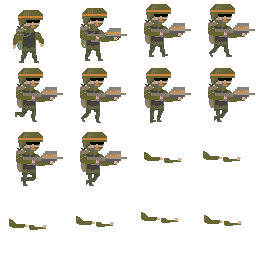
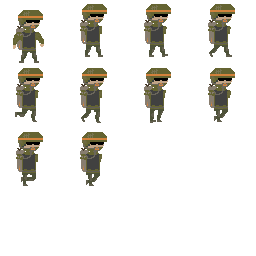
Layer changes from the first w=256, h=256 image to the second:
hid "arms", painted on it over bbox(9, 4, 255, 230)
hid "reference Item", painted on it over bbox(9, 4, 255, 230)
painted on "foreground" over bbox(9, 4, 255, 230)
